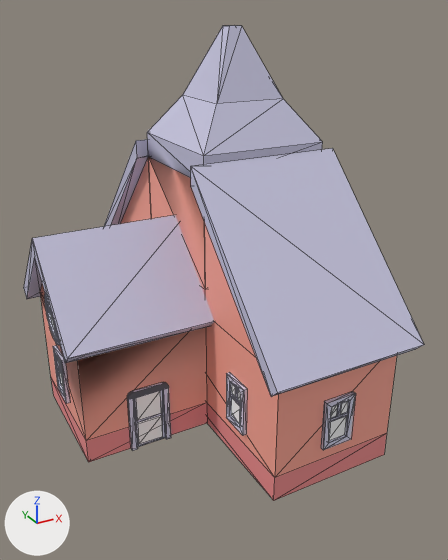
An edit to the FBX model Assets/Decoration/building1.fbx, drawn before and after from the same camera.
Before and after are seen from a 50 mm camera at (-3.4, -5.25, 3.12) aimed at (-1.24, -1.32, 1.15). Arrows for +X, +Y and +Z are at lower left; the lights stay in place. Mesh edges are drawn as thin lines. Where no turn or scale is listed for an object, it has been applied to the vertices. Vertices at the same position are counted once.

The first picture shows 'mergedBlocks'.
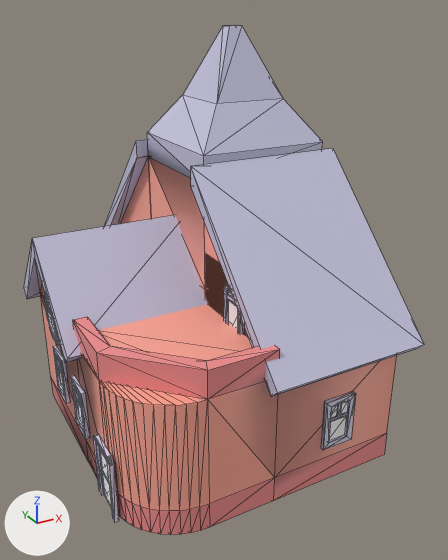
Edits to the bpy script that builds the scene:
```text
Change me_mesh:
    used by ob_mergedblocks; location = (0.0, 0.0, 0.0)
    remove me_mesh.from_pydata(...)  # 364 vertices, 670 faces; spans x -2.6..-0.4, y -2.64..0.64, z 0.0..3.0
    add me_mesh.from_pydata(...)  # 482 vertices, 907 faces; spans x -2.6..-0.4, y -2.64..0.64, z 0.0..3.0
    me_mesh part 1: the loose piece of 72 vertices spanning x -2.16..-1.84, y -1.53..-1.5, z 0.0..0.51 is turned -90 degrees about the z axis through its middle, then moved by (-0.52, -0.48, 0.0)
    me_mesh part 2: the loose piece of 32 vertices spanning x -1.53..-1.5, y -2.12..-1.88, z 0.31..0.69 is moved by (-1.0, 0.5, 0.0)
    me_mesh part 3: a new loose piece of 66 vertices spanning x -1.53..-1.5, y -2.07..-1.84, z 1.0..1.41
    me_mesh part 4
    47 vertices are added at x -2.5..-1.5, y -2.5..-1.5, z 0.0..1.2
    5 new vertices lie (0.0, 0.0, 0.1) away from vertices in x -2.4..-1.5, y -2.4..-1.5, z 1.0..1.1
    49 new faces join them, mat_bricks (pink #ffa896)
    73 new faces join them, mat_bricksdark (pink #f18e8e)
```

Changed parts and their boxes [x1, y1, x2, y2] in the pictures (448 x 560 px; the box of a moved part takes in the faces that stretch with it):
'mergedBlocks', reshaped (7% taller): before [24, 25, 424, 500]; after [24, 25, 424, 535]
part 1 of me_mesh, moved or reshaped: before [127, 382, 171, 451]; after [93, 434, 119, 523]
part 2 of me_mesh, moved or reshaped: before [226, 372, 247, 435]; after [71, 376, 90, 439]
part 3 of me_mesh, added: after [224, 285, 244, 335]
part 4 of me_mesh, added (pink): after [73, 304, 280, 535]
